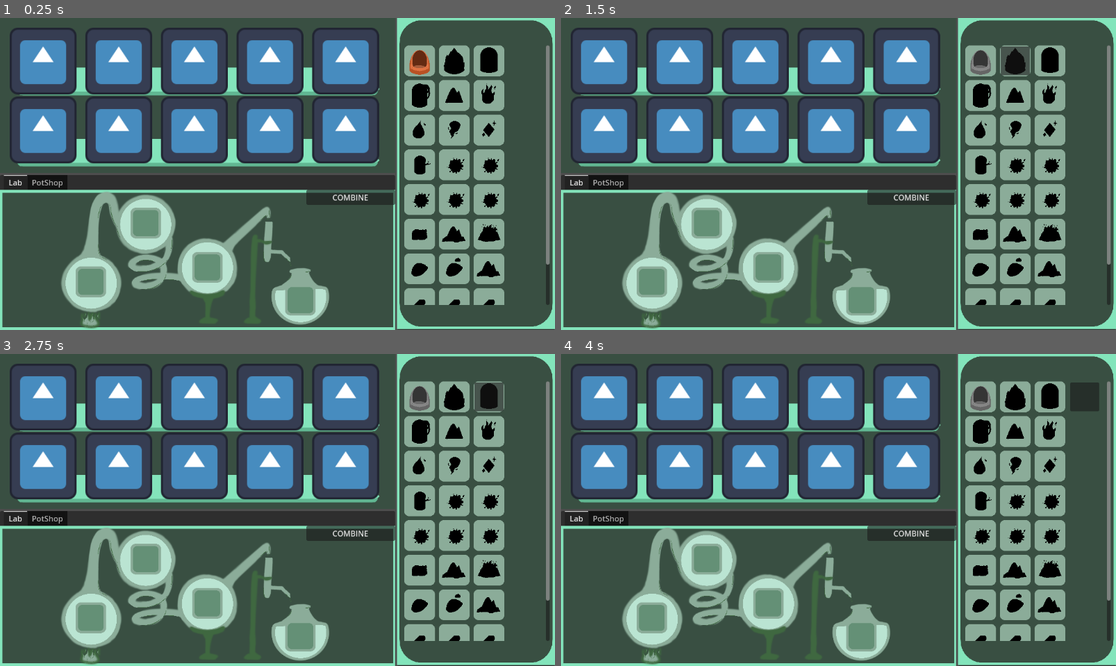
Above: before the commit, frames 1-4 (two rows, left to right).
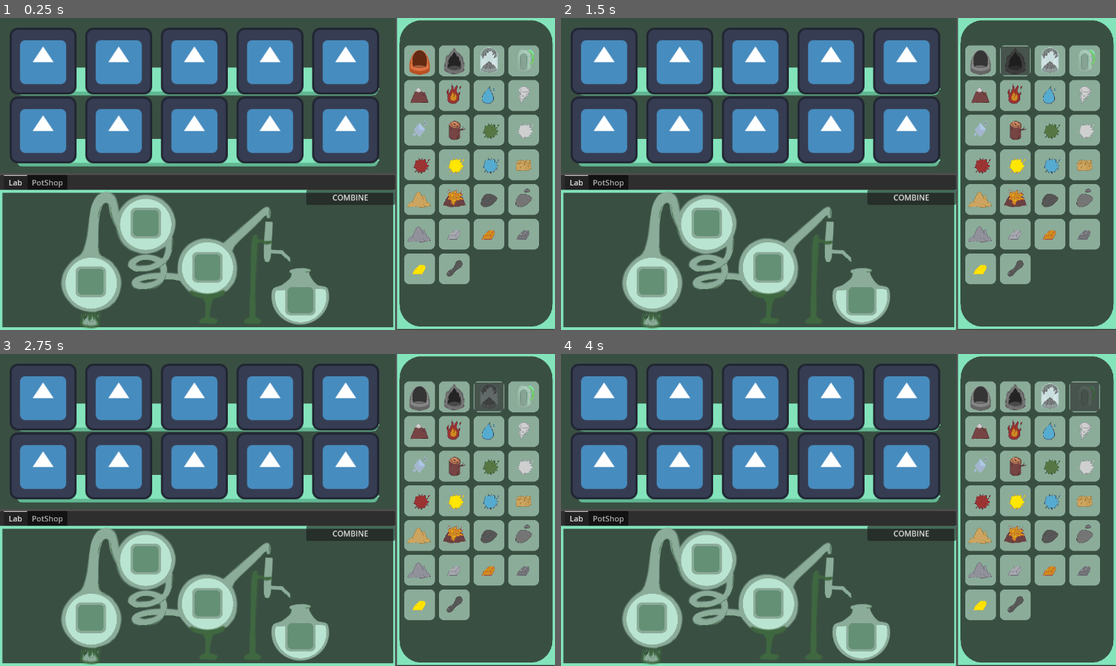
Above: after the commit, the same moments.

Repository: Girlies-stdio/elementalchemy
Game: Godot game, scene res://Scenes/main.tscn
Two runs of this game, one before a commit and one after it. Both use one fixed random seed, a clock stepped at 60 frames per second and the inputs below. The engine's default icon, where the game draws it, is replaced by a stand-in: a white triangle on a blue panel in a dark square.
Inputs (mouse positions are in pixels of both pictures, inside the frame that each line leads up to):
- Up to frame 1 (0.25 s): no input
- Up to frame 2 (1.5 s): click (982, 61) at 0.5 s; click (1016, 61) at 1.27 s
- Up to frame 3 (2.75 s): click (488, 397) at 2.02 s
- Up to frame 4 (4 s): click (982, 432) at 2.77 s; click (1082, 397) at 3.52 s

The runs differ from the first frame. In frame 1, 7.7% of the frame differs, in the area x 72-99%, y 8-92%; in frame 2, 7.7%; in frame 3, 7.7%; in frame 4, 7.7%.

Commit message:
choses inventory

Diff:
--- a/Inventory/inventory_gui.gd
+++ b/Inventory/inventory_gui.gd
@@ -12,6 +12,9 @@
 	update()
 	#TODO: remove after tests
 	inventory.insert(slots[0].itemStackGui.item)
+	inventory.insert(slots[4].itemStackGui.item)
+	inventory.insert(slots[5].itemStackGui.item)
+	inventory.insert(slots[7].itemStackGui.item)
 
 func update():
 	for i in range(slots.size()):
@@ -48,15 +51,12 @@
 		return
 
 func takeItemFromSlot(slot: Slot):
-	print("taking item from slot")
 	GlobalScript.itemInHand = await slot.takeItem()
 	updateItemInHand()
 
 func updateItemInHand():
 	if !GlobalScript.itemInHand : return
 	GlobalScript.itemInHand.global_position = get_global_mouse_position() - GlobalScript.itemInHand.size/2
-	#TODO
-	#itemInHand.update()
 
 func putItemBack():
 	locked = true
--- a/Inventory/inventory_gui.tscn
+++ b/Inventory/inventory_gui.tscn
@@ -40,4 +40,4 @@
 layout_mode = 2
 theme_override_constants/h_separation = 8
 theme_override_constants/v_separation = 8
-columns = 3
+columns = 4
--- a/Inventory/slot.gd
+++ b/Inventory/slot.gd
@@ -15,7 +15,6 @@
 	#func not done yet
 
 func takeItem() -> ItemGUI:
-	print("slot.take item")
 	var inventorySlot = inventory.slots[itemStackGui.item]
 	if inventorySlot.amount >= 1:
 		inventorySlot.amount -=1
